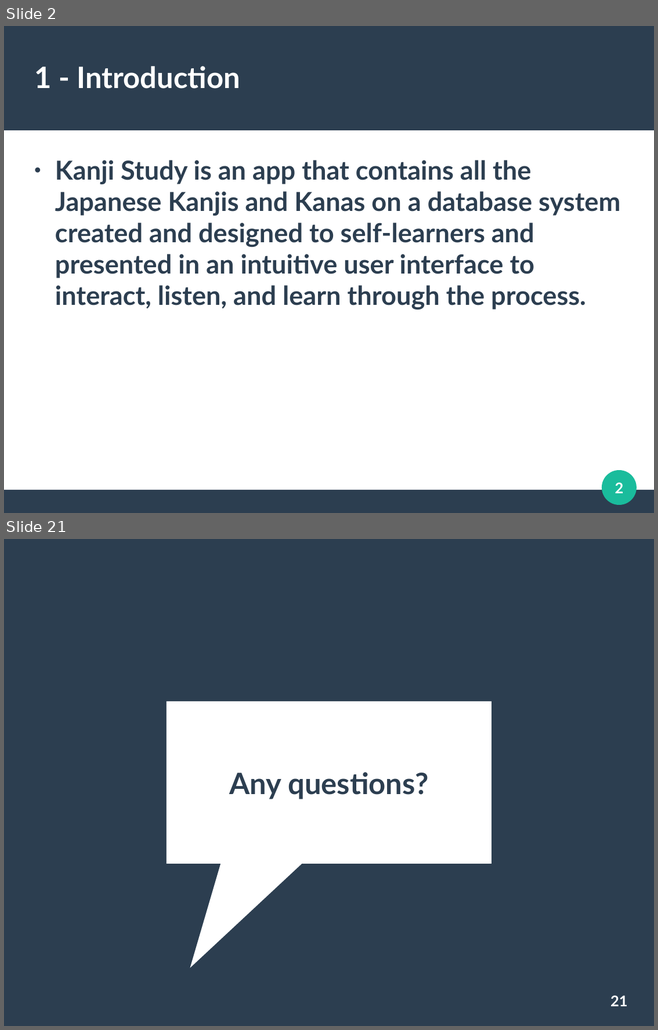
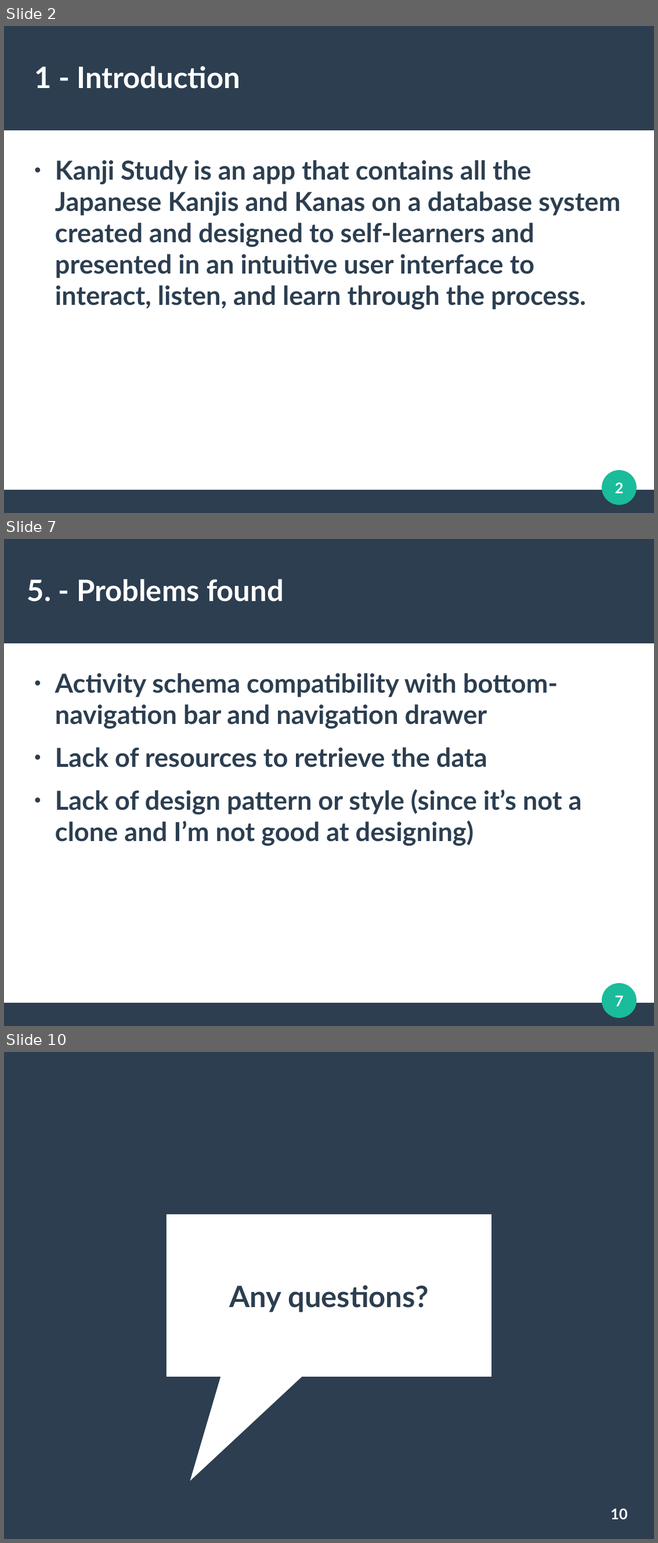
Before and after one commit to sergioparamo/kanjistudy, a slide deck: description/KanjiStudyPresentation.odp. Shown one above the other, each under a label of ours: slides 2 and 21 before the commit, slides 2, 7 and 10 after it; the slides between them are not shown. The pictures are 658x1030 and 658x1543 pixels, drawn with LibreOffice and Linux fonts; fonts in the diff are those of the drawing. Boxes give left, top, right and bottom in pixels: in the first picture for what was removed or moved away, otherwise in the second. Text is boxed around its words. In the diff, an @@ line names an element or a change of style, - is before the commit and + after.

```diff
--- a/description/KanjiStudyPresentation.odp
+++ b/description/KanjiStudyPresentation.odp
@@ slide 7 added at bbox=[4, 539, 654, 1026], background #FFFFFF; not listed: 3 template elements that a slide beside it also shows @@
@@ title added at bbox=[27, 579, 284, 602], 36 pt, text #FFFFFF, bold @@
+5. - Problems found
@@ text added at bbox=[55, 673, 582, 846], 32 pt, text #2C3E50, bold @@
+● Activity schema compatibility with bottom-navigation bar and navigation drawer
+● Lack of resources to retrieve the data
+● Lack of design pattern or style (since it’s not a clone and I’m not good at designing)
@@ page number added at bbox=[615, 995, 623, 1006], 18 pt, text #FFFFFF, bold @@
+7
@@ what was slide 21 is now slide 10 @@
@@ page number at bbox=[610, 1508, 627, 1519]: text changed @@
-21
+10
```
Also in this commit, not shown: 2 slides changed, 4 other slides added, 16 slides removed.
